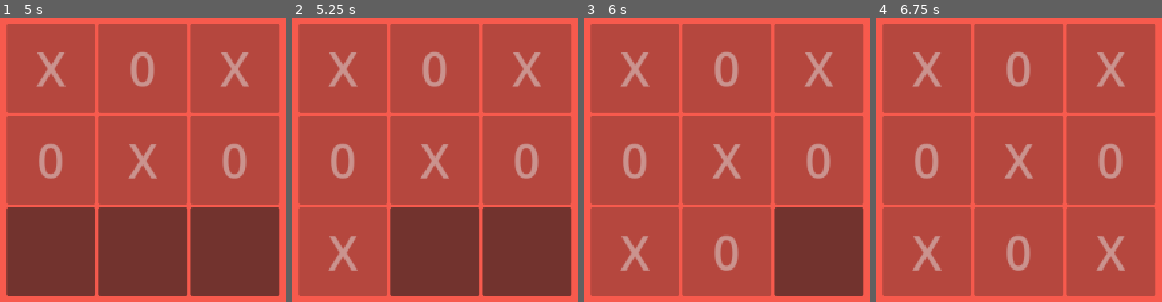
Above: before the commit, frames 1-4 (left to right).
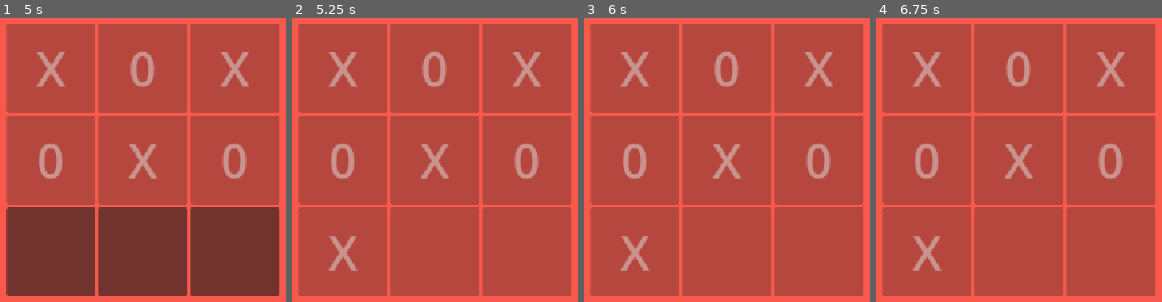
Above: after the commit, the same moments.

Repository: ankit-suman-07/GODOT_TicTacToe
Game: Godot game, scene res://scenes/main_game_scene.tscn
Two runs of this game, one before a commit and one after it. Both use one fixed random seed, a clock stepped at 60 frames per second and the inputs below.
Inputs (mouse positions are in pixels of both pictures, inside the frame that each line leads up to):
- Up to frame 1 (5 s): click (51, 69) at 0.5 s; click (143, 69) at 1.25 s; click (234, 69) at 2 s; click (51, 160) at 2.75 s; click (143, 160) at 3.5 s; click (234, 160) at 4.25 s
- Up to frame 2 (5.25 s): click (343, 250) at 5 s
- Up to frame 3 (6 s): click (727, 250) at 5.77 s
- Up to frame 4 (6.75 s): click (1110, 250) at 6.52 s

Frame 1 is identical in both runs. In frame 2, 19% of the frame differs, in the area x 34-98%, y 66-98%; in frame 3, 10%; in frame 4, 1.1%.
Error before the commit: Invalid access to property or key 'text' on a base object of type 'String'. (res://scripts/main_game_script.gd:38)

Commit message:
Add draw option

Diff:
--- a/scripts/main_game_script.gd
+++ b/scripts/main_game_script.gd
@@ -9,60 +9,100 @@
 var current_player
 var board
 
-# Called when the node enters the scene tree for the first time.
+
 func _ready() -> void:
 	var button_index = 0
 	for button in buttons:
 		button.connect("pressed", _on_button_click.bind(button_index, button))
 		button_index += 1
+
 	reset_game()
+
 
 func _on_button_click(idx, button):
 	var y = idx / 3
 	var x = idx % 3
+
+	# Prevent overwriting moves
+	if board[y][x] != CELL_EMPTY:
+		return
+
+	# Update logic
+	board[y][x] = current_player
+
+	# Update UI
 	button.text = current_player
-	if board[y][x] == CELL_EMPTY:
-		board[y][x] = current_player
+	button.disabled = true
 
-		current_player = CELL_X if current_player == CELL_0 else CELL_0
-		button.disabled = true
-		print(board)
-		var winner = get_winner(board)
+	# Check winner
+	var winner = get_winner()
+	if winner != null:
+		print("Winner is:", winner)
+		disable_all_buttons()
+		return
 
-		if winner != null:
-			print("Winner is:", winner)
+	# Check draw
+	if is_draw():
+		print("Draw!")
+		disable_all_buttons()
+		return
 
-func get_winner(board):
+	# Switch player
+	current_player = CELL_X if current_player == CELL_0 else CELL_0
+
+	print(board)
+
+
+func get_winner():
 	# Check rows
 	for i in range(3):
-		var v = board[i][0].text
-		if v != "" and v == board[i][1].text and v == board[i][2].text:
+		var v = board[i][0]
+		if v != "" and v == board[i][1] and v == board[i][2]:
 			return v
 
 	# Check columns
 	for j in range(3):
-		var v = board[0][j].text
-		if v != "" and v == board[1][j].text and v == board[2][j].text:
+		var v = board[0][j]
+		if v != "" and v == board[1][j] and v == board[2][j]:
 			return v
 
 	# Check diagonals
-	var center = board[1][1].text
+	var center = board[1][1]
 
 	if center != "":
 		# Main diagonal
-		if center == board[0][0].text and center == board[2][2].text:
+		if center == board[0][0] and center == board[2][2]:
 			return center
 
 		# Anti-diagonal
-		if center == board[0][2].text and center == board[2][0].text:
+		if center == board[0][2] and center == board[2][0]:
 			return center
 
-	return null  # No winner yet
+	return null
+
+
+func is_draw():
+	for row in board:
+		for cell in row:
+			if cell == CELL_EMPTY:
+				return false
+	return true
+
+
+func disable_all_buttons():
+	for button in buttons:
+		button.disabled = true
+
 
 func reset_game():
 	current_player = CELL_X
+
 	board = [
 		[CELL_EMPTY, CELL_EMPTY, CELL_EMPTY],
 		[CELL_EMPTY, CELL_EMPTY, CELL_EMPTY],
 		[CELL_EMPTY, CELL_EMPTY, CELL_EMPTY]
 	]
+
+	for button in buttons:
+		button.text = ""
+		button.disabled = false
